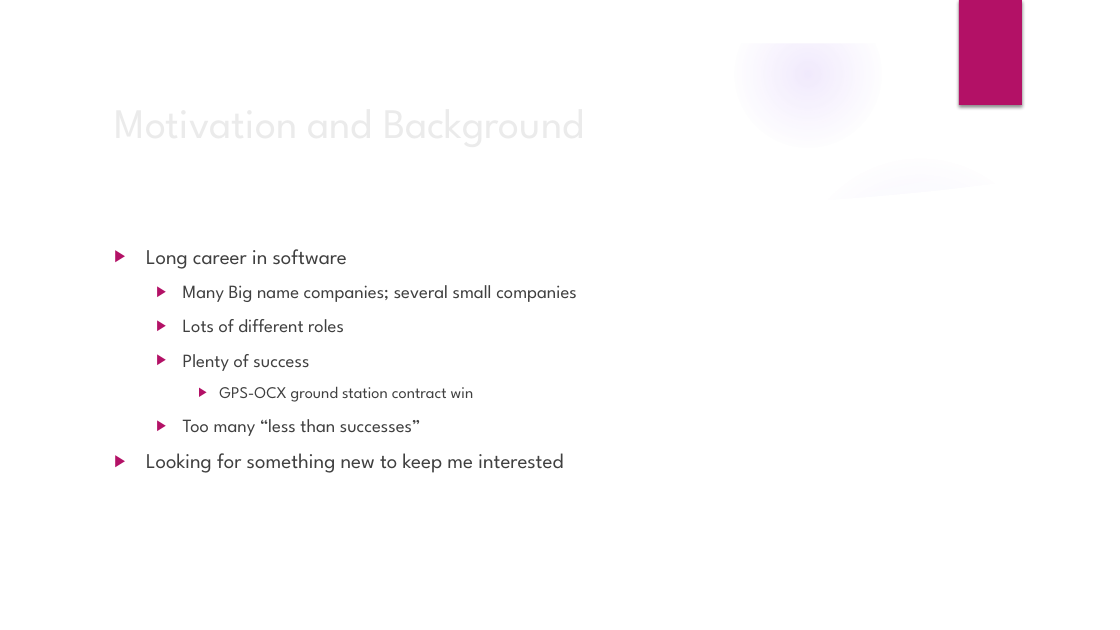
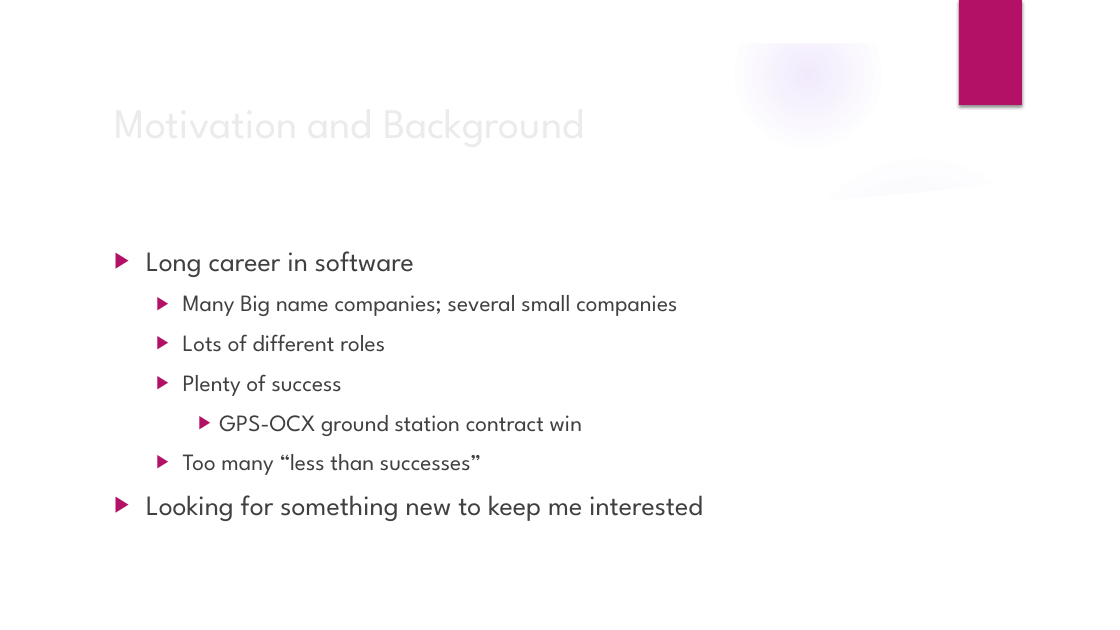
Before and after one commit to GregSimpson/SupportVectorMachine-CancerClassification, a slide deck: slide 2 of docs/gsimpson-CapstonePresentation.pptx. Drawn at 1120x630 pixels with LibreOffice and Linux fonts; fonts in the diff are those of the drawing; background and template pictures are left out. Boxes give left, top, right and bottom in pixels: in the first picture for what was removed or moved away, otherwise in the second. Text is boxed around its words. In the diff, an @@ line names an element or a change of style, - is before the commit and + after.

```diff
--- a/docs/gsimpson-CapstonePresentation.pptx
+++ b/docs/gsimpson-CapstonePresentation.pptx
@@ text "Long career in software" at (146,251,703,521): size 18 to 24 pt in "Long career in software", "Looking for something new to keep me ..."; size 16 to 20 pt in "Many Big name companies; several small companies", "Lots of different roles", "Plenty of success", "Too many “less than successes”"; size 14 to 20 pt in "GPS-OCX ground station contract win" @@
```
Also in this commit, not shown: 8 other slides changed, 2 slides removed, 1 other file.
